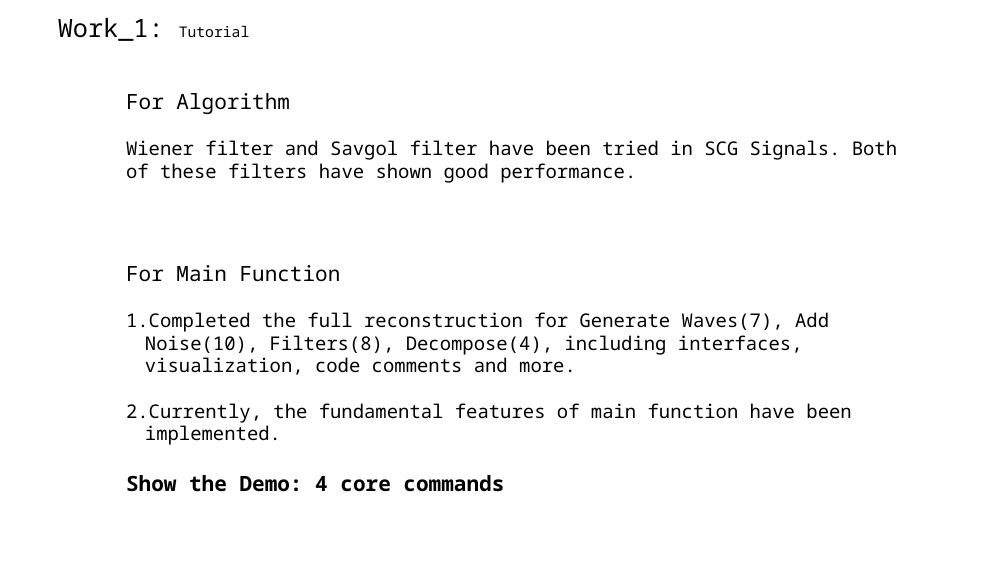
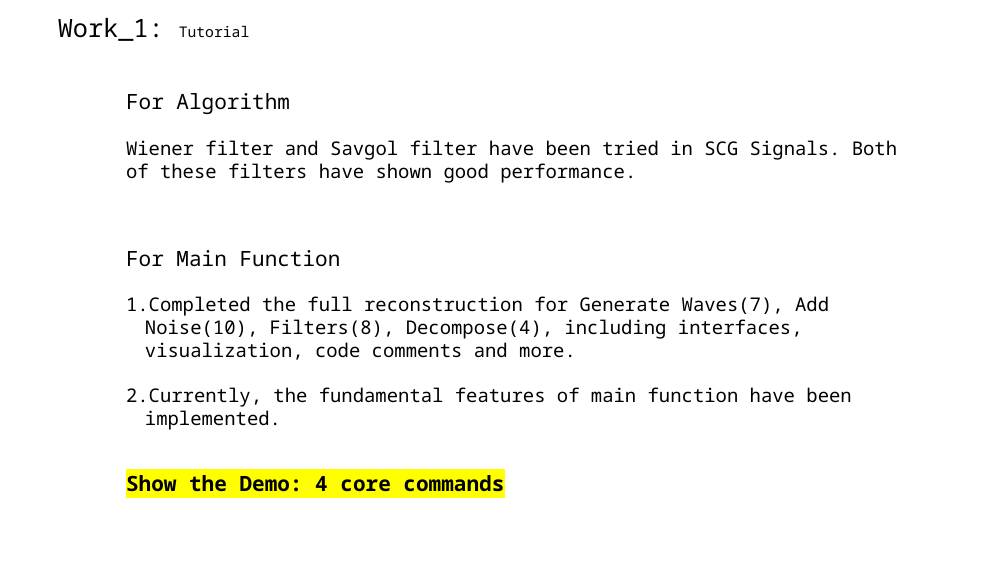
Before and after one commit to A-Big-Tortoise/Presentation, a slide deck: slide 3 of Presentation_911_JiayuChen.pptx. Drawn at 1008x567 pixels with LibreOffice and Linux fonts; fonts in the diff are those of the drawing. Boxes give left, top, right and bottom in pixels: in the first picture for what was removed or moved away, otherwise in the second. Text is boxed around its words. In the diff, an @@ line names an element or a change of style, - is before the commit and + after.

```diff
--- a/Presentation_911_JiayuChen.pptx
+++ b/Presentation_911_JiayuChen.pptx
@@ text "For Main Function": place and size @@
-text "For Main Function" at bbox=[126, 265, 851, 423]
+text "For Main Function" at bbox=[126, 250, 851, 407]
@@ text "Show the Demo: 4 core ..." at bbox=[126, 475, 504, 492]: highlight none to #FFFF00 @@
```
Also in this commit, not shown: 3 other slides changed.
